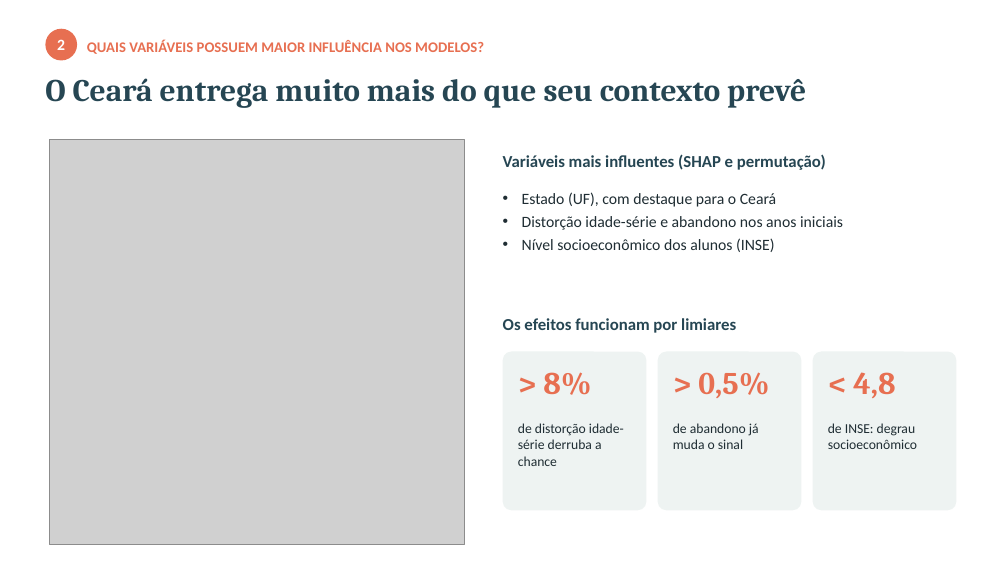
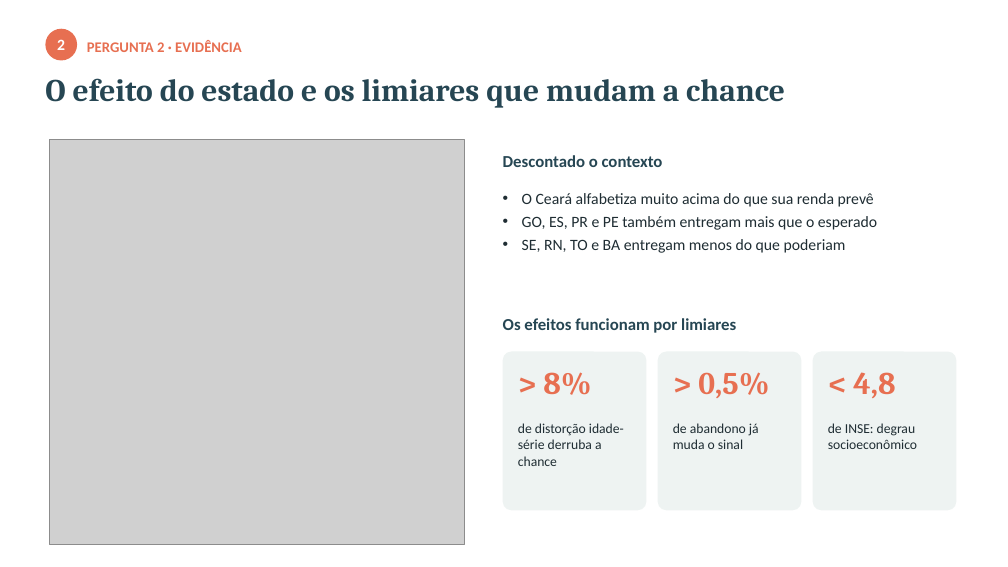
Before and after one commit to eliaslopesjr1-maker/tech-challenge-fase3-alfabetizacao, a slide deck: slide 8 of reports/apresentacao_executiva.pptx (slide 6 before the commit). Drawn at 1008x567 pixels with LibreOffice and Linux fonts; fonts in the diff are those of the drawing; grey boxes stand for pictures. Boxes give left, top, right and bottom in pixels: in the first picture for what was removed or moved away, otherwise in the second. Text is boxed around its words. In the diff, an @@ line names an element or a change of style, - is before the commit and + after.

Commit message:
Apresentação reorganizada por pergunta de negócio (2 slides cada)
Cada pergunta ganha um slide com a pergunta como título, a resposta direta
e o dado principal, e um slide de evidência. Novos slides: variáveis mais
influentes (SHAP x permutação), municípios-referência por grupo e as 37
redes onde gravidade e volume se encontram (58 mil crianças).

```diff
--- a/reports/apresentacao_executiva.pptx
+++ b/reports/apresentacao_executiva.pptx
@@ text at (87,40,242,52): text changed @@
-QUAIS VARIÁVEIS POSSUEM MAIOR INFLUÊNCIA NOS MODELOS?
+PERGUNTA 2 · EVIDÊNCIA
@@ text at (45,78,785,108): text changed @@
-O Ceará entrega muito mais do que seu contexto prevê
+O efeito do estado e os limiares que mudam a chance
@@ text at (503,155,663,167): text changed @@
-Variáveis mais influentes (SHAP e permutação)
+Descontado o contexto
@@ text at (522,193,877,253): text changed @@
-• Estado (UF), com destaque para o Ceará
-• Distorção idade-série e abandono nos anos iniciais
-• Nível socioeconômico dos alunos (INSE)
+• O Ceará alfabetiza muito acima do que sua renda prevê
+• GO, ES, PR e PE também entregam mais que o esperado
+• SE, RN, TO e BA entregam menos do que poderiam
```
Also in this commit, not shown: 8 other slides changed, 3 slides added, 1 other file.
